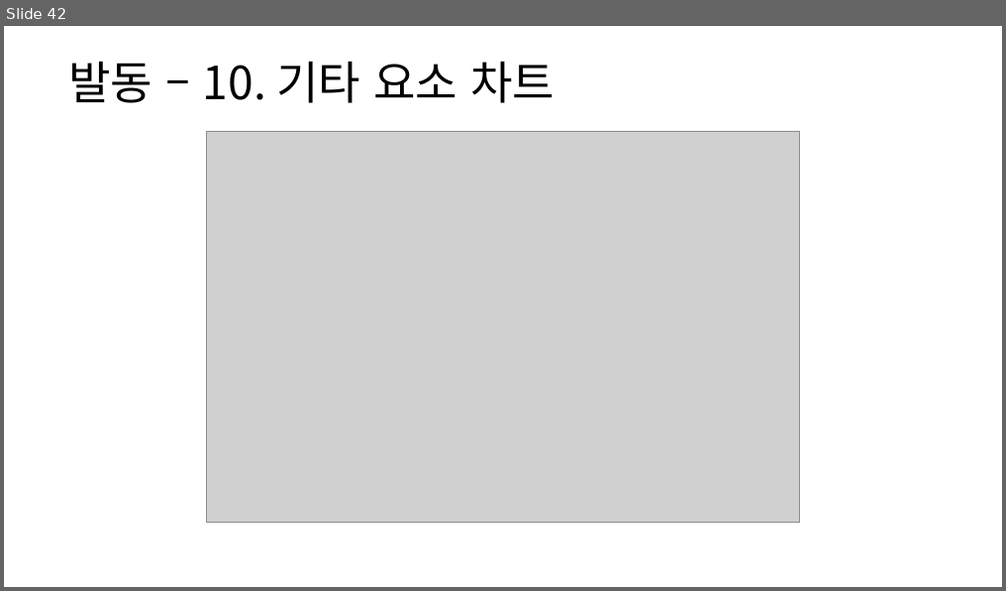
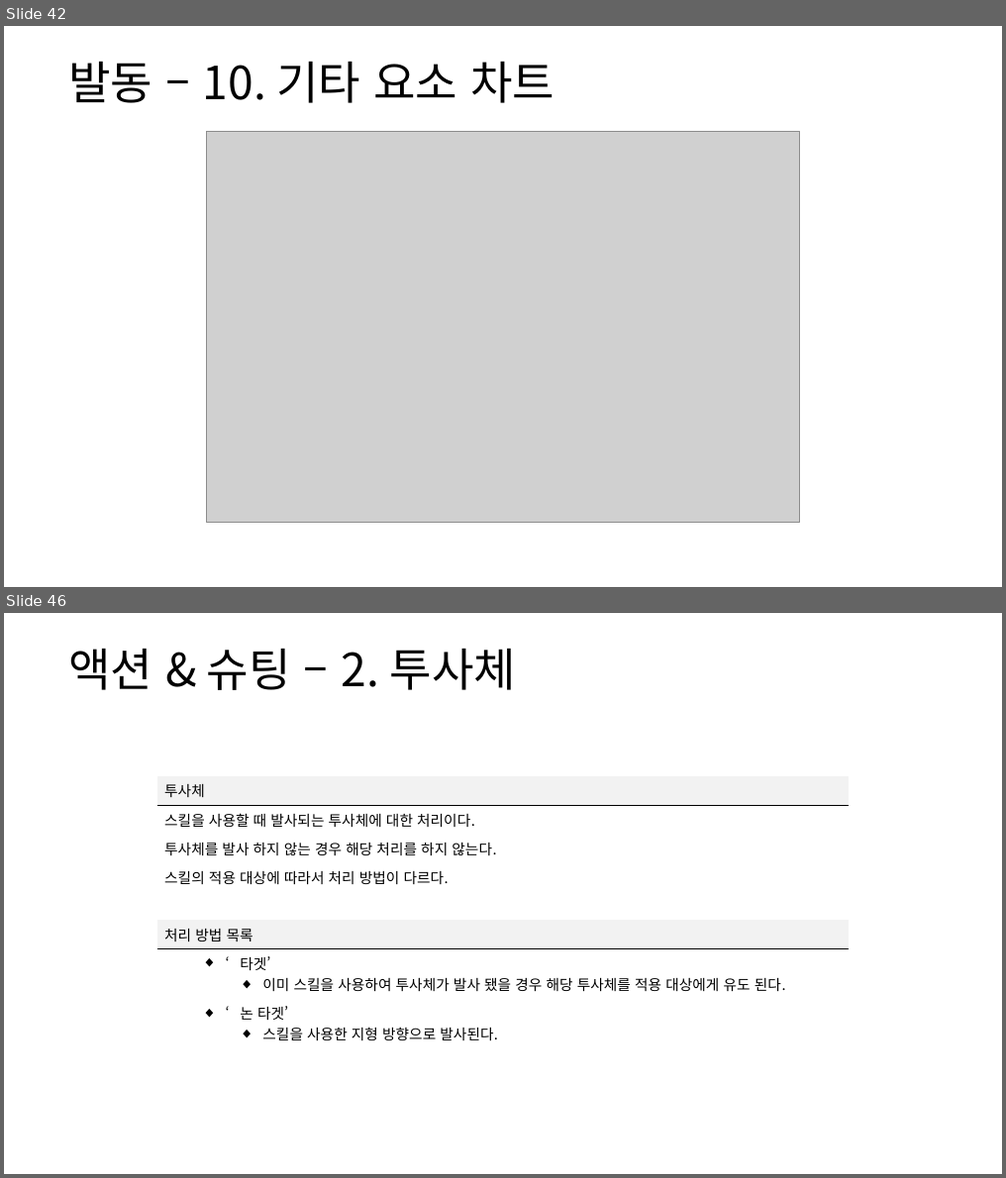
Before and after one commit to yjk0401/unityenginebasic_9th, a slide deck: 기획/방랑엽사전/스킬 시스템 기획서.pptx. Shown one above the other, each under a label of ours: slide 42 before the commit, slides 42 and 46 after it; the slides between them are not shown. The pictures are 1006x591 and 1006x1178 pixels, drawn with LibreOffice and Linux fonts; fonts in the diff are those of the drawing; grey boxes stand for pictures. Boxes give left, top, right and bottom in pixels: in the first picture for what was removed or moved away, otherwise in the second. Text is boxed around its words. In the diff, an @@ line names an element or a change of style, - is before the commit and + after.

```diff
--- a/기획/방랑엽사전/스킬 시스템 기획서.pptx
+++ b/기획/방랑엽사전/스킬 시스템 기획서.pptx
@@ slide 46 added at [4, 613, 1002, 1174], background #FFFFFF @@
@@ text added at [68, 648, 516, 690], 44 pt, text #000000 @@
+액션 & 슈팅 – 2. 투사체
@@ table added at [157, 776, 849, 1045], 8 rows, 1 columns @@
+투사체
+스킬을 사용할 때 발사되는 투사체에 대한 처리이다.
+투사체를 발사 하지 않는 경우 해당 처리를 하지 않는다.
+스킬의 적용 대상에 따라서 처리 방법이 다르다.
+
+처리 방법 목록
+‘타겟’ / 이미 스킬을 사용하여 투사체가 발사 됐을 경우 해당 투사체를 적용 대상에게 유도 된다.
+‘논 타겟’ / 스킬을 사용한 지형 방향으로 발사된다.
```
Also in this commit, not shown: 8 other slides added.
